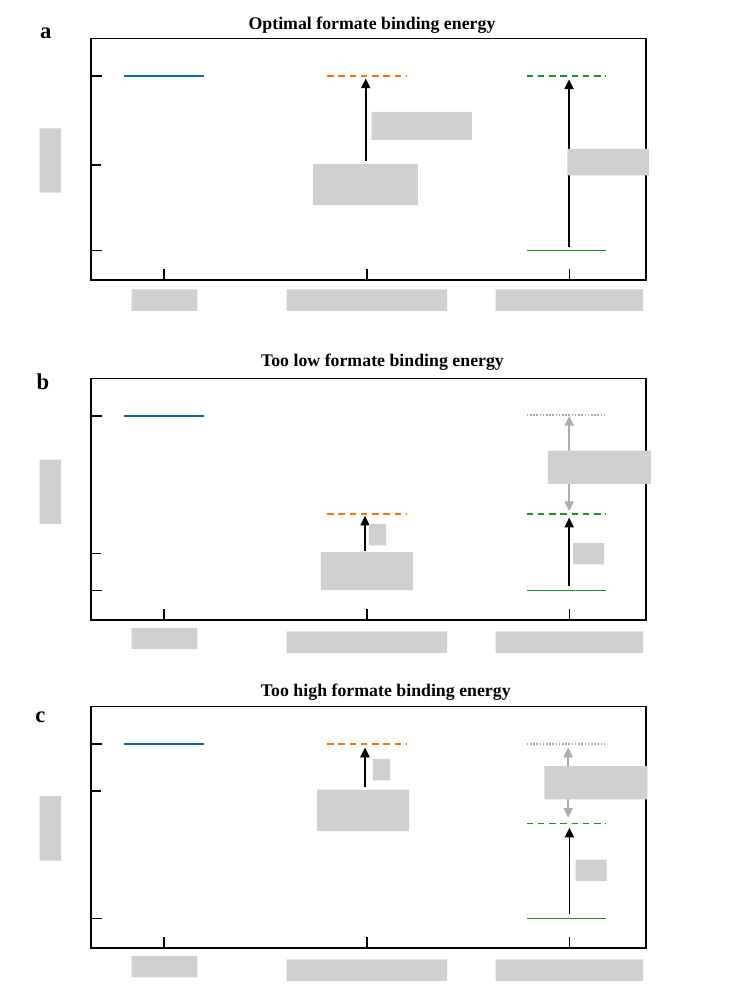
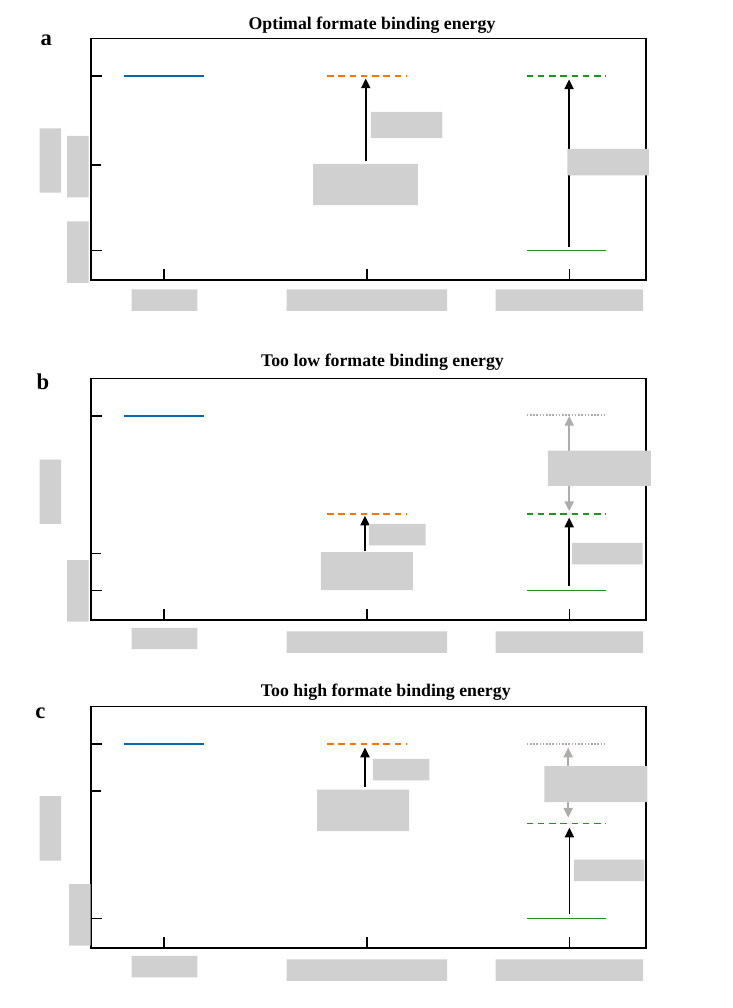
Before and after one commit to MarcusNoergaardWeng/CatalysisThesis, a slide deck: slide 1 of Writing/Thesis_Figures/FAOR Free Energy Diagram.pptx. Drawn at 733x1008 pixels with LibreOffice and Linux fonts; fonts in the diff are those of the drawing; grey boxes stand for pictures; background and template pictures are left out. Boxes give left, top, right and bottom in pixels: in the first picture for what was removed or moved away, otherwise in the second. Text is boxed around its words. In the diff, an @@ line names an element or a change of style, - is before the commit and + after.

```diff
--- a/Writing/Thesis_Figures/FAOR Free Energy Diagram.pptx
+++ b/Writing/Thesis_Figures/FAOR Free Energy Diagram.pptx
@@ text "a": place and size @@
-text "a" at bbox=[40, 27, 51, 38]
+text "a" at bbox=[41, 34, 52, 46]
@@ picture: place and size @@
-picture at bbox=[371, 112, 471, 140]
+picture at bbox=[371, 112, 443, 138]
@@ picture added at bbox=[67, 136, 90, 198] @@
@@ picture added at bbox=[67, 221, 90, 283] @@
@@ picture: place and size @@
-picture at bbox=[369, 524, 386, 546]
+picture at bbox=[369, 524, 426, 546]
@@ picture added at bbox=[67, 560, 90, 621] @@
@@ picture: place and size @@
-picture at bbox=[572, 543, 604, 565]
+picture at bbox=[572, 543, 643, 565]
@@ text "c": place and size @@
-text "c" at bbox=[35, 711, 45, 723]
+text "c" at bbox=[35, 707, 45, 719]
@@ picture: place and size @@
-picture at bbox=[372, 759, 390, 781]
+picture at bbox=[372, 759, 429, 781]
@@ picture: place and size @@
-picture at bbox=[576, 860, 607, 882]
+picture at bbox=[574, 860, 645, 882]
@@ picture added at bbox=[69, 884, 91, 946] @@
```
Also in this commit, not shown: 13 other files.
